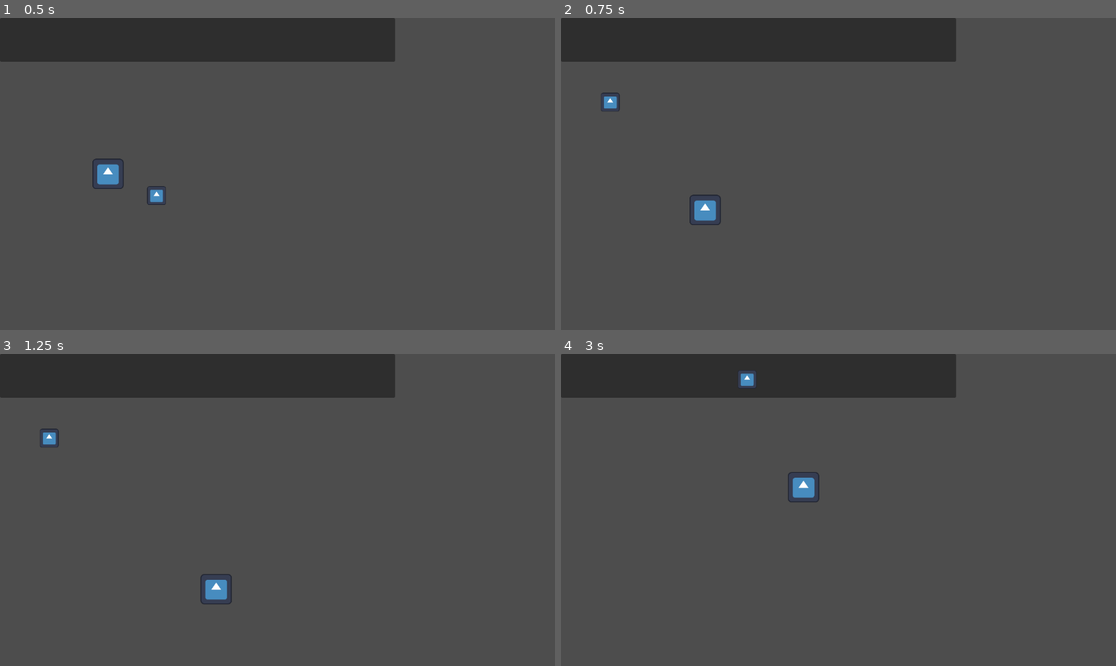
Above: before the commit, frames 1-4 (two rows, left to right).
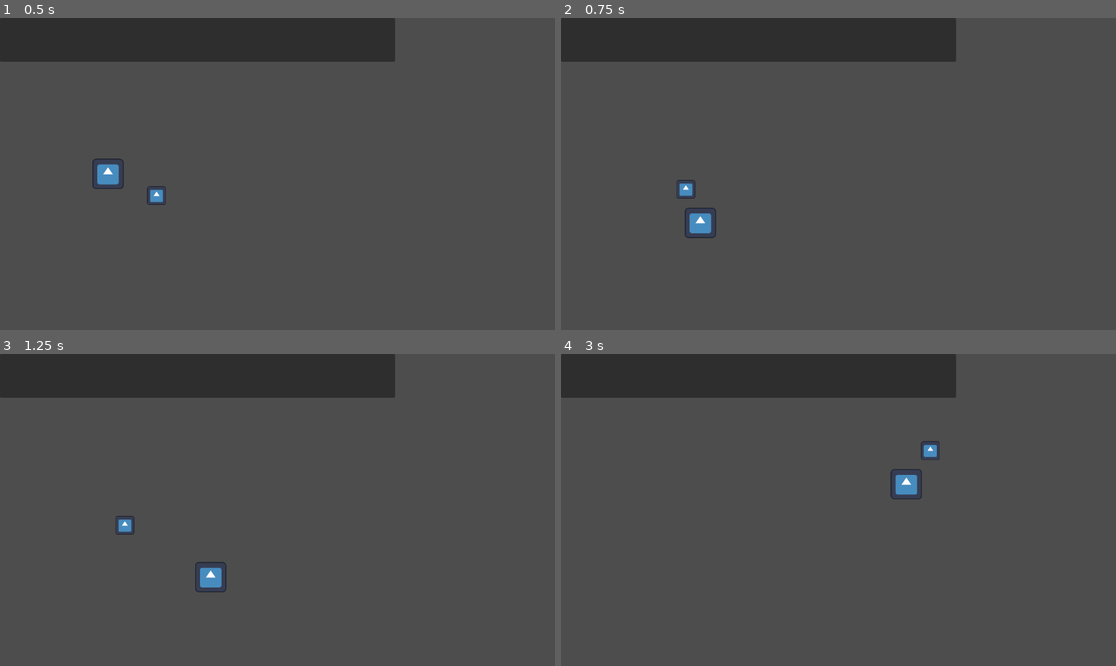
Above: after the commit, the same moments.

Repository: HalfdanBrage/nordicGame
Game: Godot game, scene res://Levels/test-level-0.tscn
The game is run twice, just before and just after one commit, with the same random seed, the same clock (stepped at 60 frames per second) and the same inputs. The engine's default icon, where the game draws it, is replaced by a stand-in: a white triangle on a blue panel in a dark square.
Inputs:
- Up to frame 1 (0.5 s): no input
- Up to frame 2 (0.75 s): tap Space (shoot) at 0.6 s
- Up to frame 3 (1.25 s): no input
- Up to frame 4 (3 s): tap Space (shoot) at 1.35, 2.1, 2.85 s

Frame 1 is identical in both runs. In frame 2, 0.8% of the frame differs, in the area x 7-29%, y 23-71%; in frame 3, 0.7%; in frame 4, 1.0%, in the area x 31-69%, y 5-48%.

Commit message:
fixed positions

Diff:
--- a/Entities/Player/player.gd
+++ b/Entities/Player/player.gd
@@ -1,4 +1,4 @@
-extends Node2D
+extends AnimatableBody2D
 
 
 func _ready():
@@ -6,7 +6,14 @@
 
 func _input(event):
 	if Input.is_action_just_pressed("shoot"):
-		print("Space pressed")
-		position = Levelmanager._bullet.position
-		print("Player pos: " + str(Levelmanager._player.position.x) + ", " + str(Levelmanager._player.position.y))
-		print("Enemy pos: " + str(Levelmanager._bullet.position.x) + ", " + str(Levelmanager._bullet.position.y))
+		#position = Levelmanager._bullet.position
+		swap_positions(self, Levelmanager._bullet)
+
+func swap_positions(node_1: Node2D, node_2: Node2D):
+	print(": ", node_1.position, " - ", node_2.position)
+
+	var tmp = Vector2(node_1.position)
+	node_1.position = node_2.position
+	node_2.position = tmp
+
+	print(": ", node_1.position, " - ", node_2.position)
--- a/Levels/test-level-0.tscn
+++ b/Levels/test-level-0.tscn
@@ -35,11 +35,7 @@
 position = Vector2(424.438, 55)
 shape = SubResource("RectangleShape2D_3x5e2")
 
-[node name="Bullet" type="Node2D" parent="."]
-position = Vector2(157, 181)
-
-[node name="Bullet" parent="Bullet" instance=ExtResource("1_f36l1")]
-position = Vector2(0, 0)
+[node name="Bullet2" parent="." instance=ExtResource("1_f36l1")]
 
 [node name="Panel" type="Panel" parent="."]
 offset_right = 820.0
